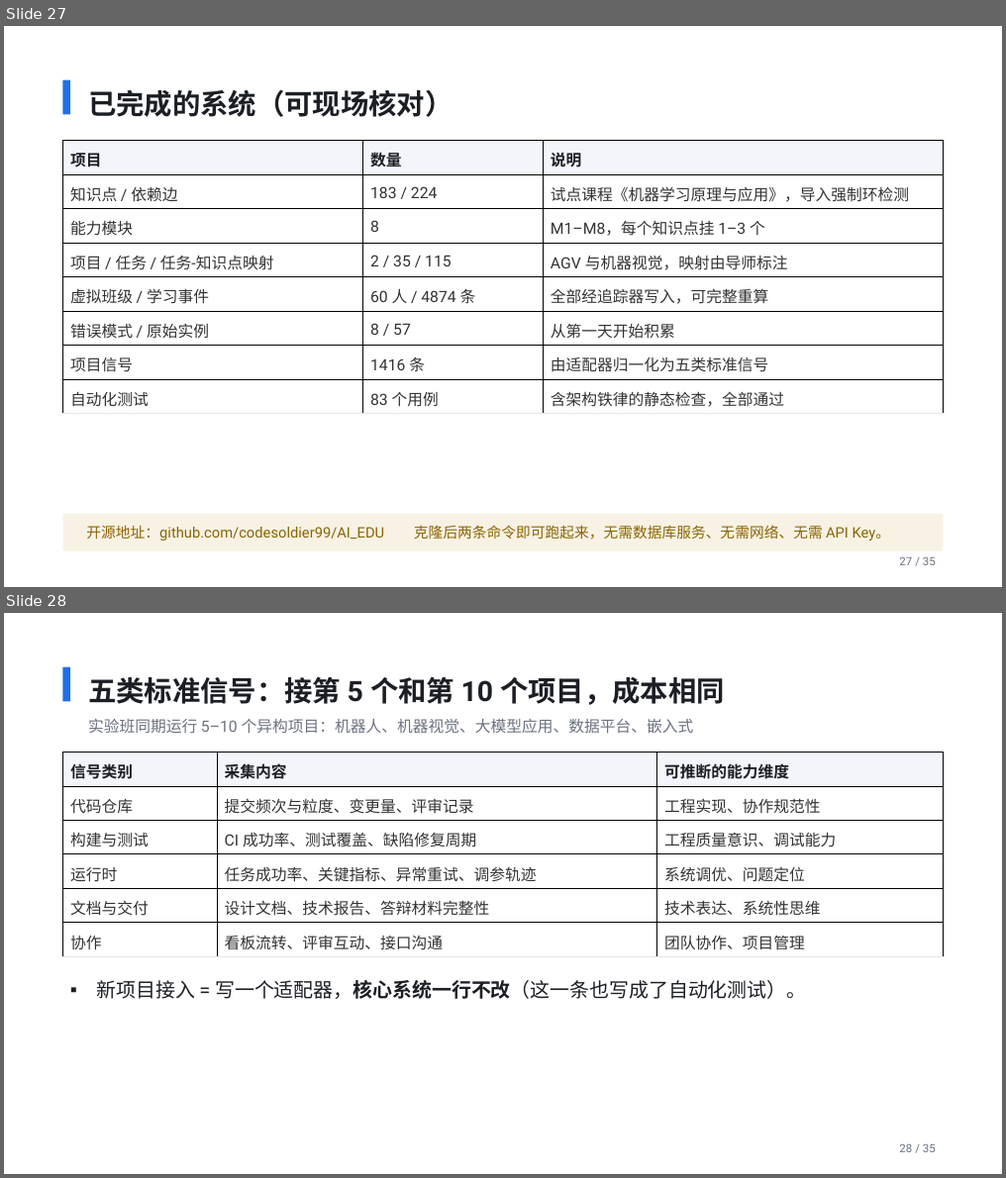
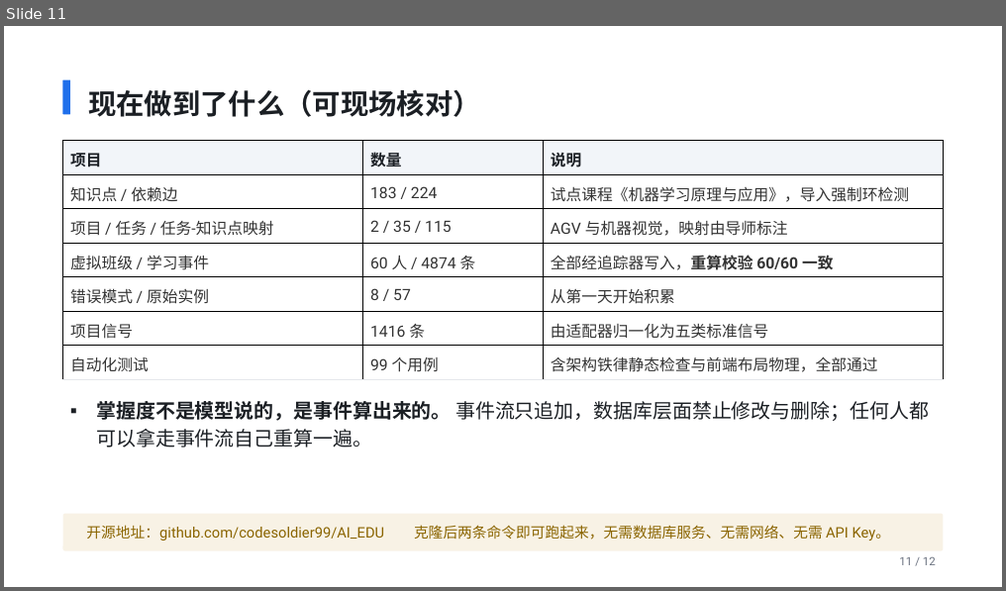
Before and after one commit to codesoldier99/AI_EDU, a slide deck: docs/slides/院长实验班AI教学系统_汇报.pptx. Shown one above the other, each under a label of ours: slides 27 and 28 before the commit, slide 11 after it. The pictures are 1006x1178 and 1006x591 pixels, drawn with LibreOffice and Linux fonts; fonts in the diff are those of the drawing. Boxes give left, top, right and bottom in pixels: in the first picture for what was removed or moved away, otherwise in the second. Text is boxed around its words. In the diff, an @@ line names an element or a change of style, - is before the commit and + after.

```diff
--- a/docs/slides/院长实验班AI教学系统_汇报.pptx
+++ b/docs/slides/院长实验班AI教学系统_汇报.pptx
@@ slide 28 removed at [4, 613, 1002, 1174], background #FFFFFF @@
@@ rounded rectangle removed at [63, 666, 70, 701] @@
@@ text removed at [88, 676, 725, 705] @@
-五类标准信号：接第 5 个和第 10 个项目，成本相同
@@ text removed at [88, 719, 694, 733] @@
-实验班同期运行 5–10 个异构项目：机器人、机器视觉、大模型应用、数据平台、嵌入式
@@ table removed at [63, 753, 944, 955], 6 rows, 3 columns @@
-信号类别 | 采集内容 | 可推断的能力维度
-代码仓库 | 提交频次与粒度、变更量、评审记录 | 工程实现、协作规范性
-构建与测试 | CI 成功率、测试覆盖、缺陷修复周期 | 工程质量意识、调试能力
-运行时 | 任务成功率、关键指标、异常重试、调参轨迹 | 系统调优、问题定位
-文档与交付 | 设计文档、技术报告、答辩材料完整性 | 技术表达、系统性思维
-协作 | 看板流转、评审互动、接口沟通 | 团队协作、项目管理
@@ text removed at [96, 980, 806, 999] @@
-▪ 新项目接入 = 写一个适配器，核心系统一行不改（这一条也写成了自动化测试）。
@@ text removed at [899, 1144, 936, 1153] @@
-28 / 35
@@ what was slide 27 is now slide 11 @@
@@ slide 11 changed as well @@
@@ text at [88, 89, 481, 117]: text changed @@
-已完成的系统（可现场核对）
+现在做到了什么（可现场核对）
@@ table at [63, 141, 944, 376] @@
-row 3: 能力模块 | 8 | M1–M8，每个知识点挂 1–3 个
-row 4, column 3: 全部经追踪器写入，可完整重算
+row 4, column 3: 全部经追踪器写入，重算校验 60/60 一致
-row 7, column 2: 83 个用例
+row 7, column 2: 99 个用例
-row 7, column 3: 含架构铁律的静态检查，全部通过
+row 7, column 3: 含架构铁律静态检查与前端布局物理，全部通过
@@ text added at [96, 401, 929, 448], 19 pt, text #1B1F24 @@
+▪ 掌握度不是模型说的，是事件算出来的。 事件流只追加，数据库层面禁止修改与删除；任何人都可以拿走事件流自己重算一遍。
@@ text at [899, 557, 936, 566]: text changed @@
-27 / 35
+11 / 12
```
Also in this commit, not shown: 10 other slides changed, 1 slide added, 23 other slides removed, 8 other files.
